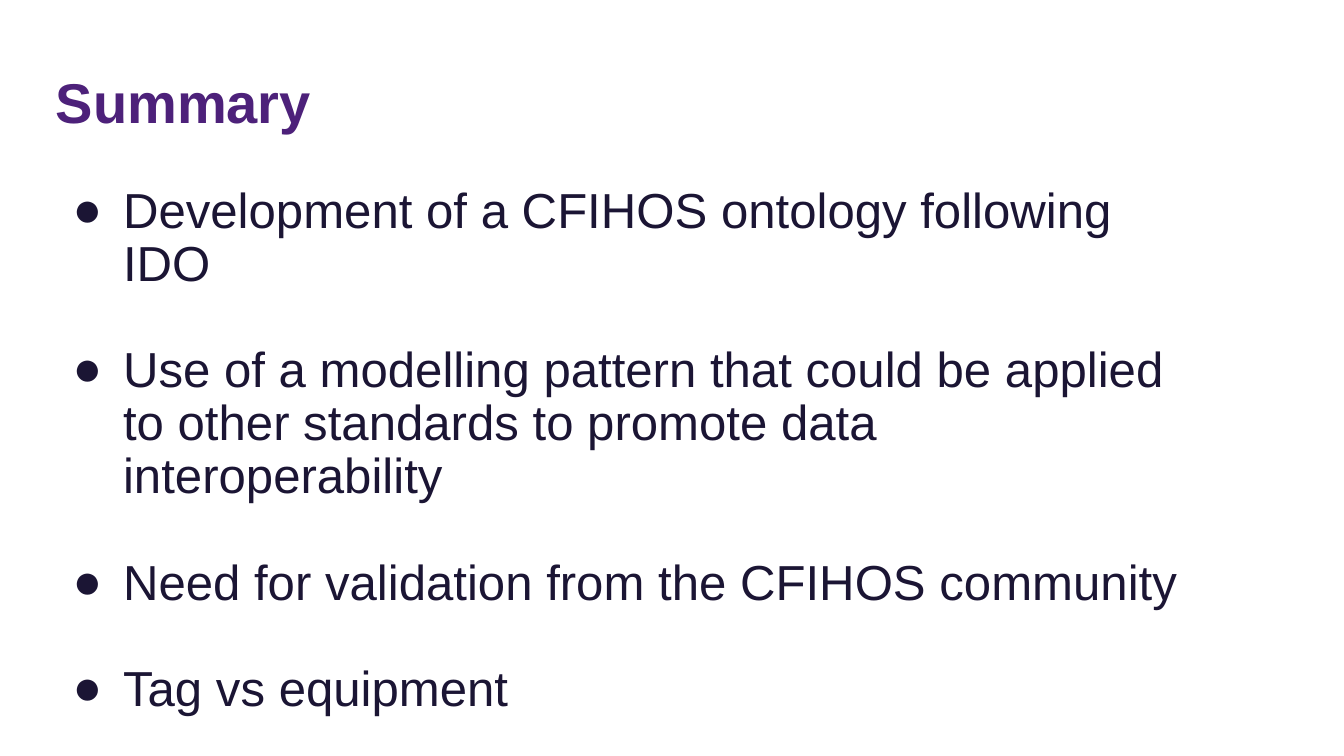
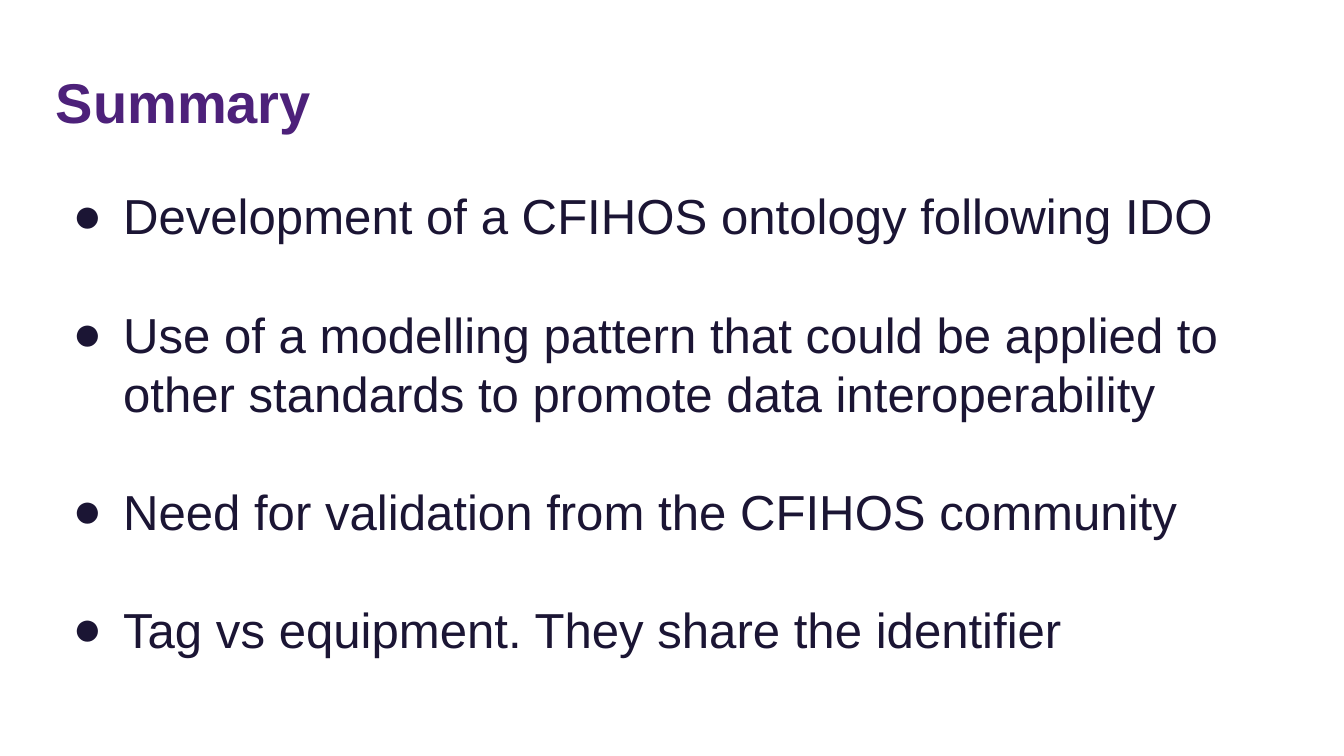
Before and after one commit to tecnomod-um/cfihos, a slide deck: slide 34 of docs/cfihos-ontology.pptx. Drawn at 1344x756 pixels with LibreOffice and Linux fonts; fonts in the diff are those of the drawing. Boxes give left, top, right and bottom in pixels: in the first picture for what was removed or moved away, otherwise in the second. Text is boxed around its words. In the diff, an @@ line names an element or a change of style, - is before the commit and + after.

```diff
--- a/docs/cfihos-ontology.pptx
+++ b/docs/cfihos-ontology.pptx
@@ text at (123, 198, 1218, 540): line spacing 0.9 to 1 @@
@@ text at (123, 612, 1062, 658): text changed @@
-● Tag vs equipment
+● Tag vs equipment. They share the identifier
```
Also in this commit, not shown: 7 other slides changed.
